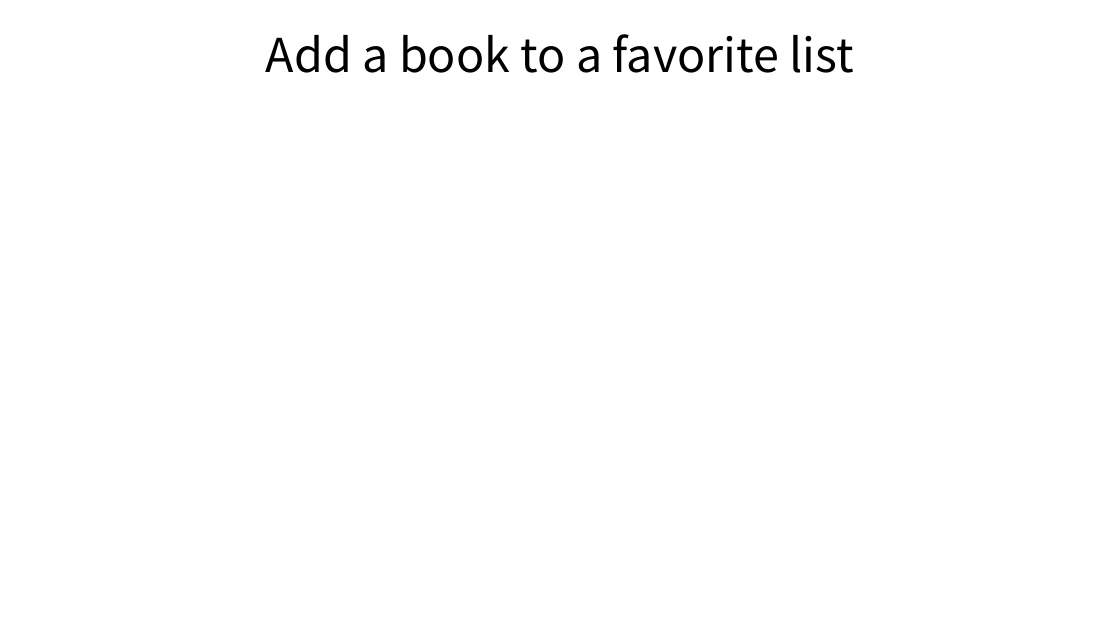
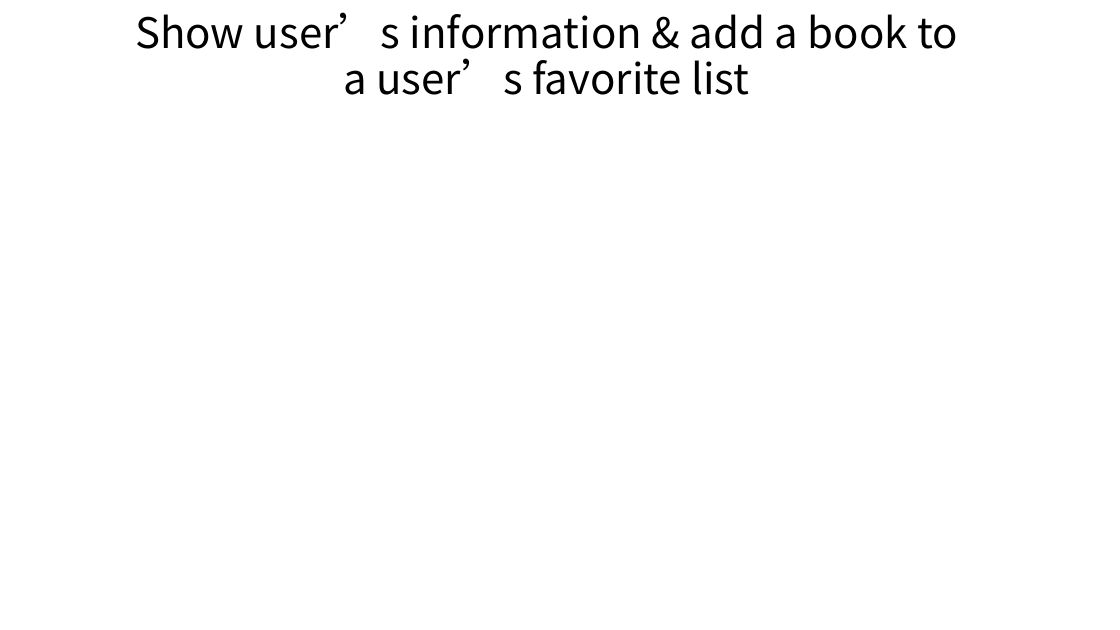
Before and after one commit to thcui/book-exchange, a slide deck: slide 6 of presentation-book-exchange.pptx (slide 8 before the commit). Drawn at 1120x630 pixels with LibreOffice and Linux fonts; fonts in the diff are those of the drawing. Boxes give left, top, right and bottom in pixels: in the first picture for what was removed or moved away, otherwise in the second. Text is boxed around its words. In the diff, an @@ line names an element or a change of style, - is before the commit and + after.

Commit message:
update ppt

```diff
--- a/presentation-book-exchange.pptx
+++ b/presentation-book-exchange.pptx
@@ title at <box>135,12,958,95</box>: text changed; size 40 to 36 pt @@
-Add a book to a favorite list
+Show user’s information & add a book to a user’s favorite list
```
Also in this commit, not shown: 1 other slide changed, 1 slide added, 2 slides removed.
